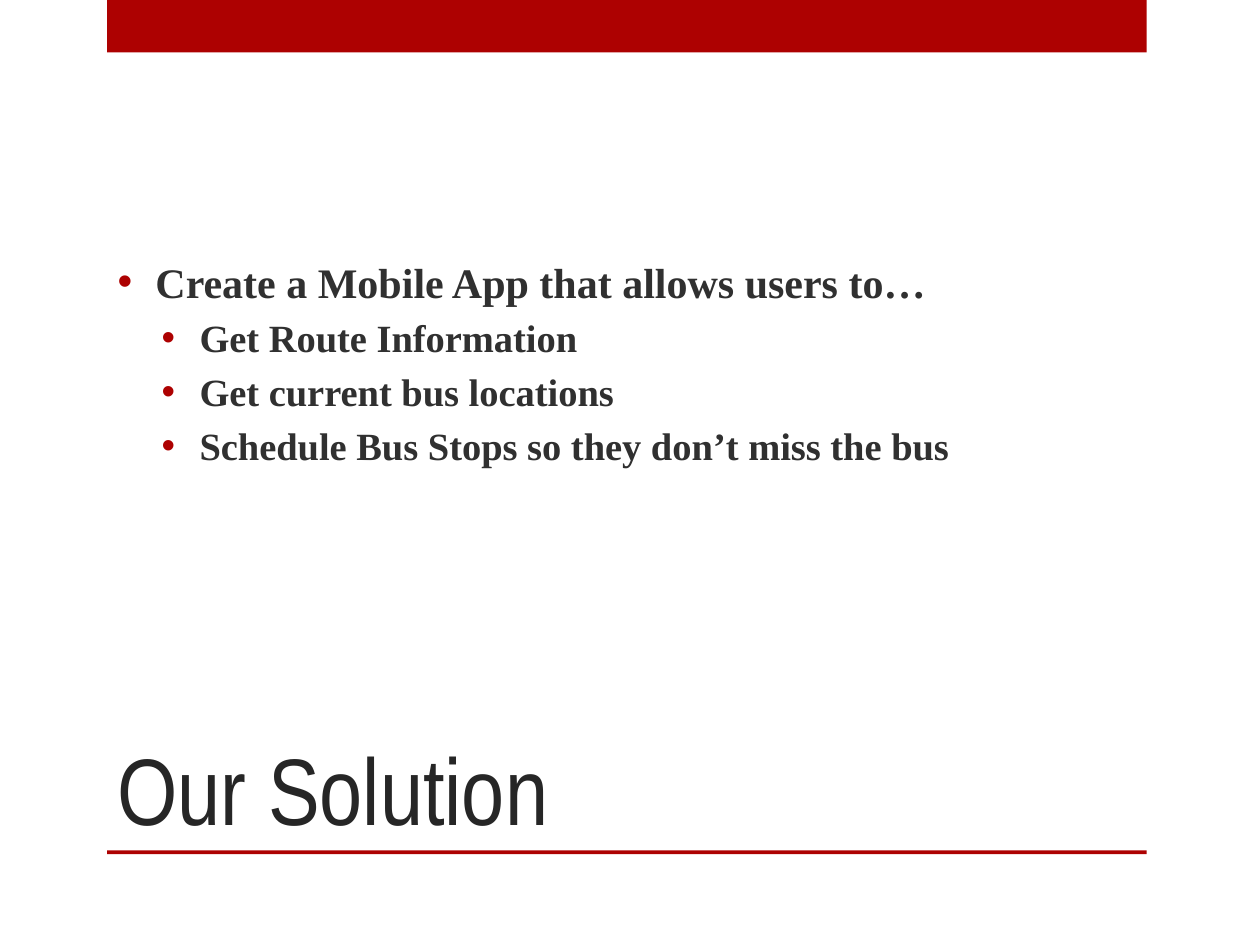
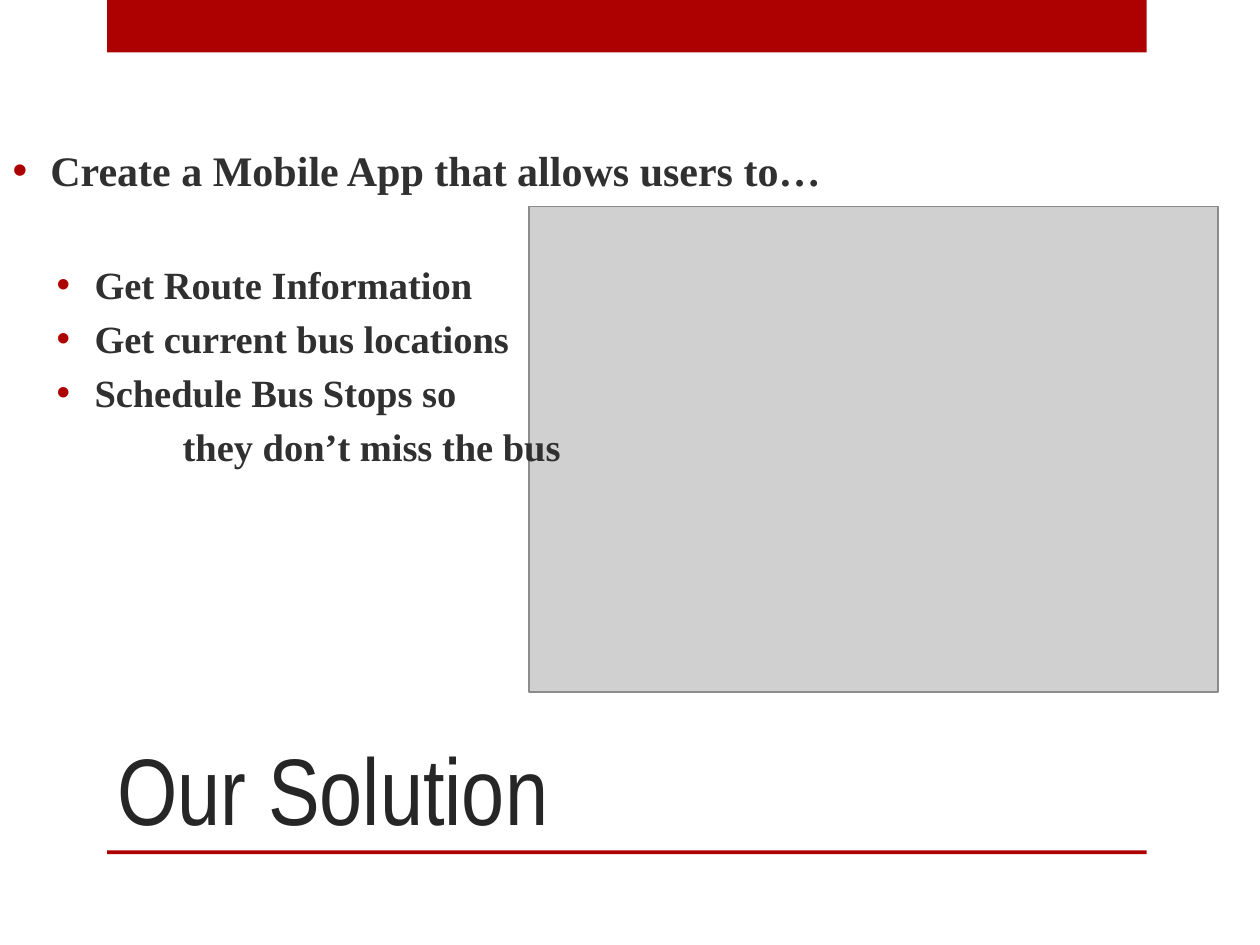
Before and after one commit to UKOpenLexingtonSeniorDesign/presentation, a slide deck: slide 3 of Presentation1.pptx. Drawn at 1260x945 pixels with LibreOffice and Linux fonts; fonts in the diff are those of the drawing; grey boxes stand for pictures; background and template pictures are left out. Boxes give left, top, right and bottom in pixels: in the first picture for what was removed or moved away, otherwise in the second. Text is boxed around its words. In the diff, an @@ line names an element or a change of style, - is before the commit and + after.

Commit message:
Pictures, Info

```diff
--- a/Presentation1.pptx
+++ b/Presentation1.pptx
@@ text "Create a Mobile App that ...": place and size @@
-text "Create a Mobile App that ..." at <box>155,269,949,468</box>
+text "Create a Mobile App that ..." at <box>50,157,821,469</box>
@@ picture added at <box>529,207,1218,693</box> @@
@@ text at <box>94,380,561,469</box>: text changed @@
-  • Schedule Bus Stops so they don’t miss the bus
+  • Schedule Bus Stops so
+  they don’t miss the bus
```
Also in this commit, not shown: 6 other slides changed.
